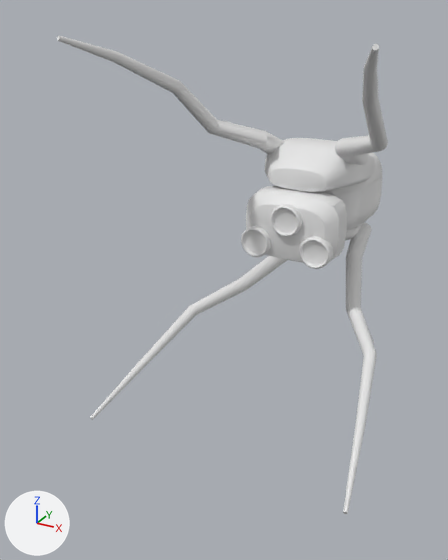
An edit to the FBX model Assets/_Models/Vessel Models/SerpentExport.fbx, drawn before and after from the same camera.
Camera for both pictures: a camera (50 mm lens) standing at (7.39, -22.31, 6.78) and looking at (-1.6, -5.97, -1.39). Arrows for +X, +Y and +Z are at lower left; the lights stay in place. The first picture is the older version.

Objects in the first picture: 'SerpentMesh'.
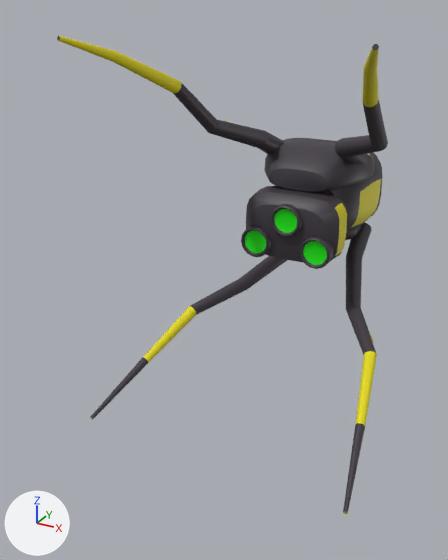
Boxes [x1, y1, x2, y2] around the edits, measured in the pictures (448 x 560 px):
'SerpentMesh', recoloured (white to dark grey)
    both: [57, 36, 388, 514]

What the commit changed:
Material 'Body' (mat_body) changes colour from white #e7e7e7 to dark grey #3c363e; in linear values from (0.8, 0.8, 0.8) to (0.0456, 0.0372, 0.0486).
Material 'Engine' (mat_engine) changes colour from white #e7e7e7 to green #10e700; in linear values from (0.8, 0.8, 0.8) to (0.00528, 0.801, 0.0).
Material 'Domain' (mat_domain) changes colour from white #e7e7e7 to yellow #e7db02; in linear values from (0.8, 0.8, 0.8) to (0.801, 0.705, 0.000505).
